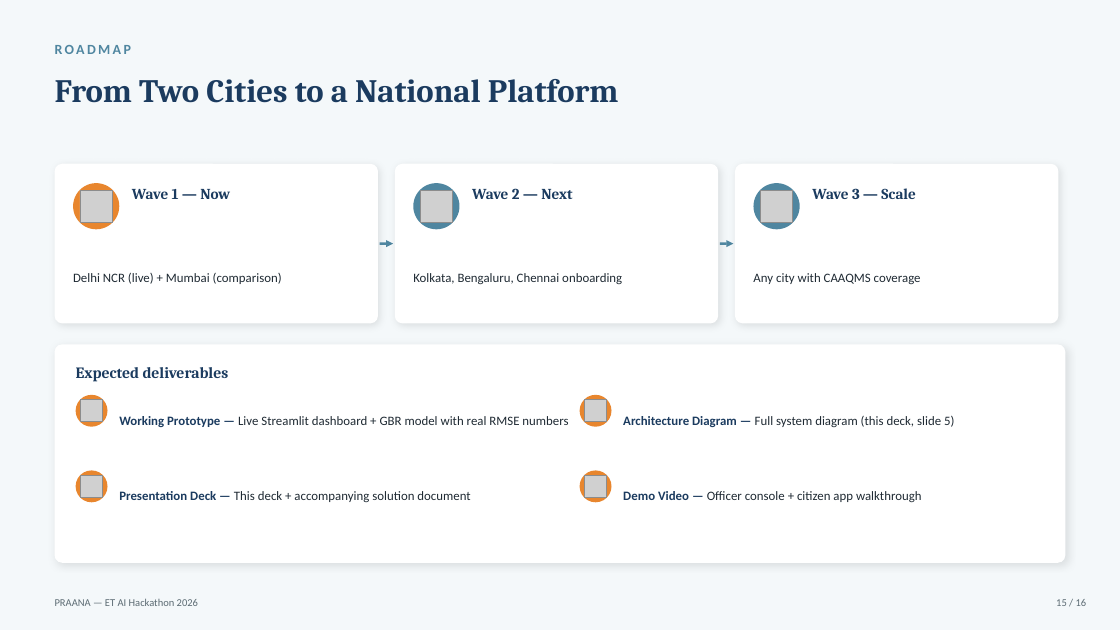
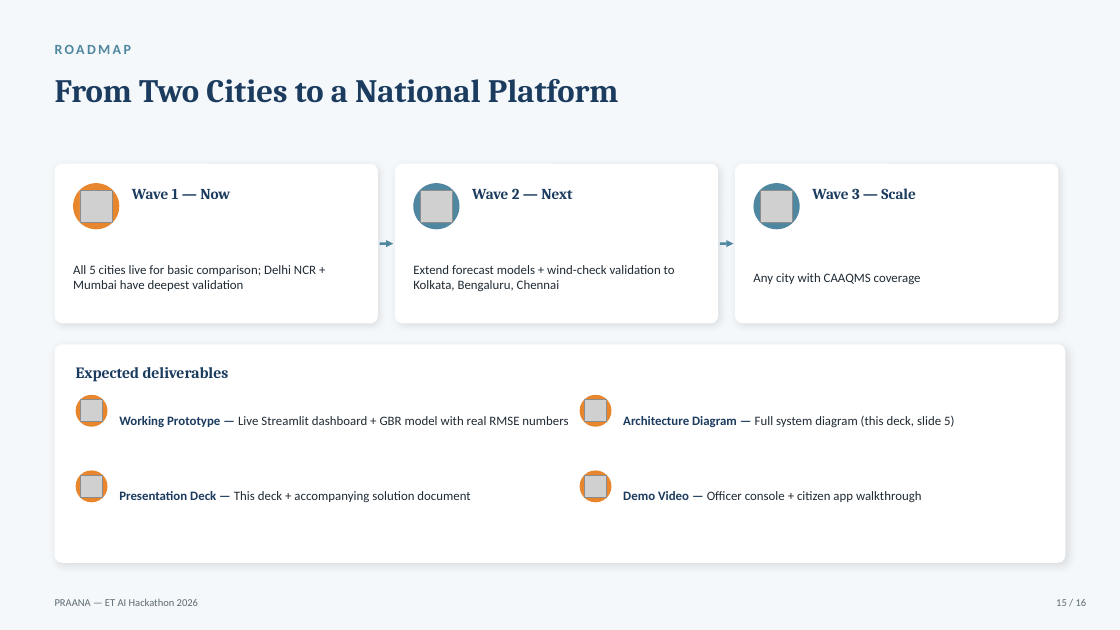
Before and after one commit to Aaditee13/praana-air-quality-intelligence, a slide deck: slide 15 of docs/PRAANA_Pitch_Deck.pptx. Drawn at 1120x630 pixels with LibreOffice and Linux fonts; fonts in the diff are those of the drawing; grey boxes stand for pictures. Boxes give left, top, right and bottom in pixels: in the first picture for what was removed or moved away, otherwise in the second. Text is boxed around its words. In the diff, an @@ line names an element or a change of style, - is before the commit and + after.

```diff
--- a/docs/PRAANA_Pitch_Deck.pptx
+++ b/docs/PRAANA_Pitch_Deck.pptx
@@ text at <box>73,265,316,291</box>: text changed @@
-Delhi NCR (live) + Mumbai (comparison)
+All 5 cities live for basic comparison; Delhi NCR + Mumbai have deepest validation
@@ text at <box>413,265,675,291</box>: text changed @@
-Kolkata, Bengaluru, Chennai onboarding
+Extend forecast models + wind-check validation to Kolkata, Bengaluru, Chennai
```
Also in this commit, not shown: 6 other slides changed, 3 other files.
